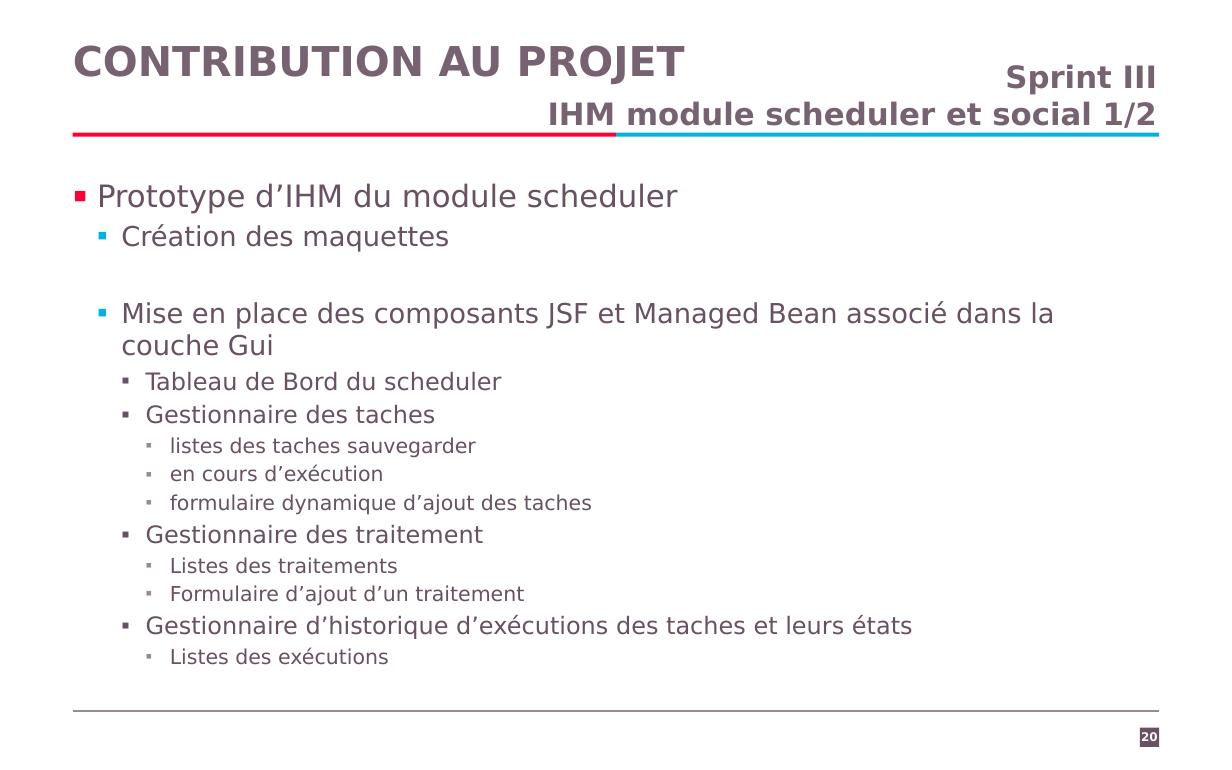
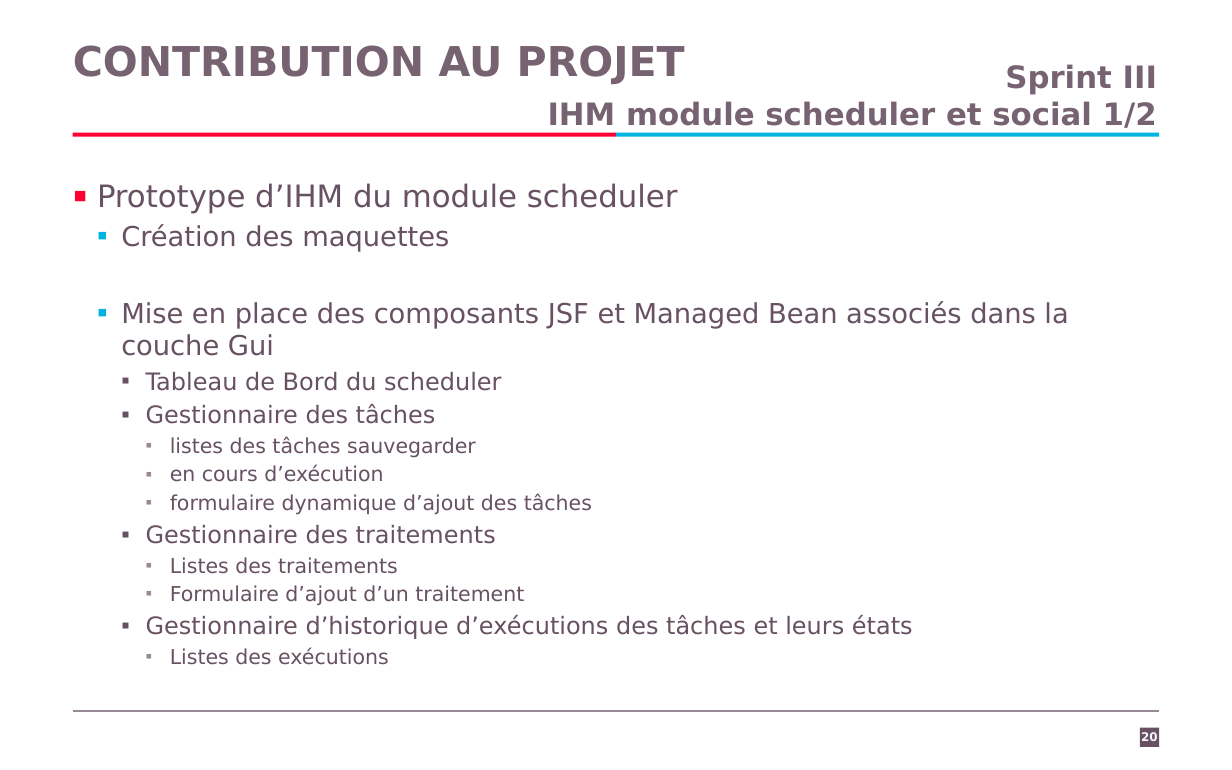
Before and after one commit to Kingsousse/Intership-Report-CRM, a slide deck: slide 20 of presentation.pptx. Drawn at 1232x770 pixels with LibreOffice and Linux fonts; fonts in the diff are those of the drawing; background and template pictures are left out. Boxes give left, top, right and bottom in pixels: in the first picture for what was removed or moved away, otherwise in the second. Text is boxed around its words. In the diff, an @@ line names an element or a change of style, - is before the commit and + after.

```diff
--- a/presentation.pptx
+++ b/presentation.pptx
@@ text at [121,301,1068,356]: text changed @@
-  ▪ Mise en place des composants JSF et Managed Bean associé dans la couche Gui
+  ▪ Mise en place des composants JSF et Managed Bean associés dans la couche Gui
@@ text at [146,404,476,458]: text changed @@
-    ▪ Gestionnaire des taches
-      ▪ listes des taches sauvegarder
+    ▪ Gestionnaire des tâches
+      ▪ listes des tâches sauvegarder
@@ text at [146,494,592,544]: text changed @@
-      ▪ formulaire dynamique d’ajout des taches
-    ▪ Gestionnaire des traitement
+      ▪ formulaire dynamique d’ajout des tâches
+    ▪ Gestionnaire des traitements
@@ text at [146,615,913,639]: text changed @@
-    ▪ Gestionnaire d’historique d’exécutions des taches et leurs états
+    ▪ Gestionnaire d’historique d’exécutions des tâches et leurs états
```
Also in this commit, not shown: 9 other slides changed, 1 other file.
